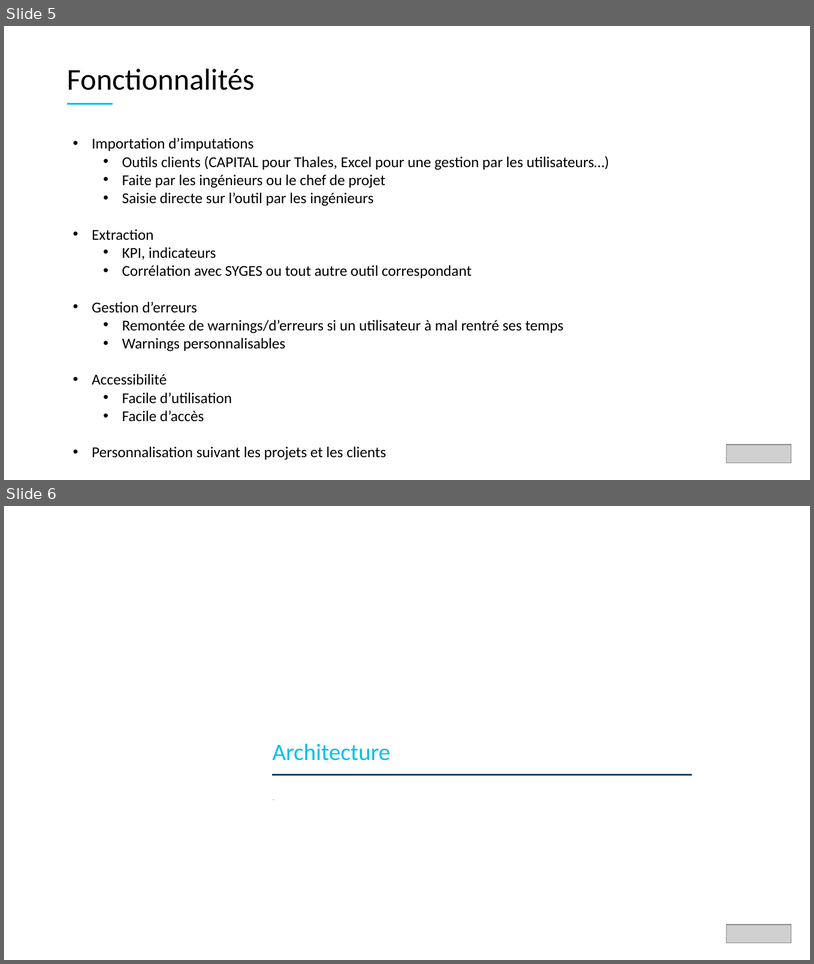
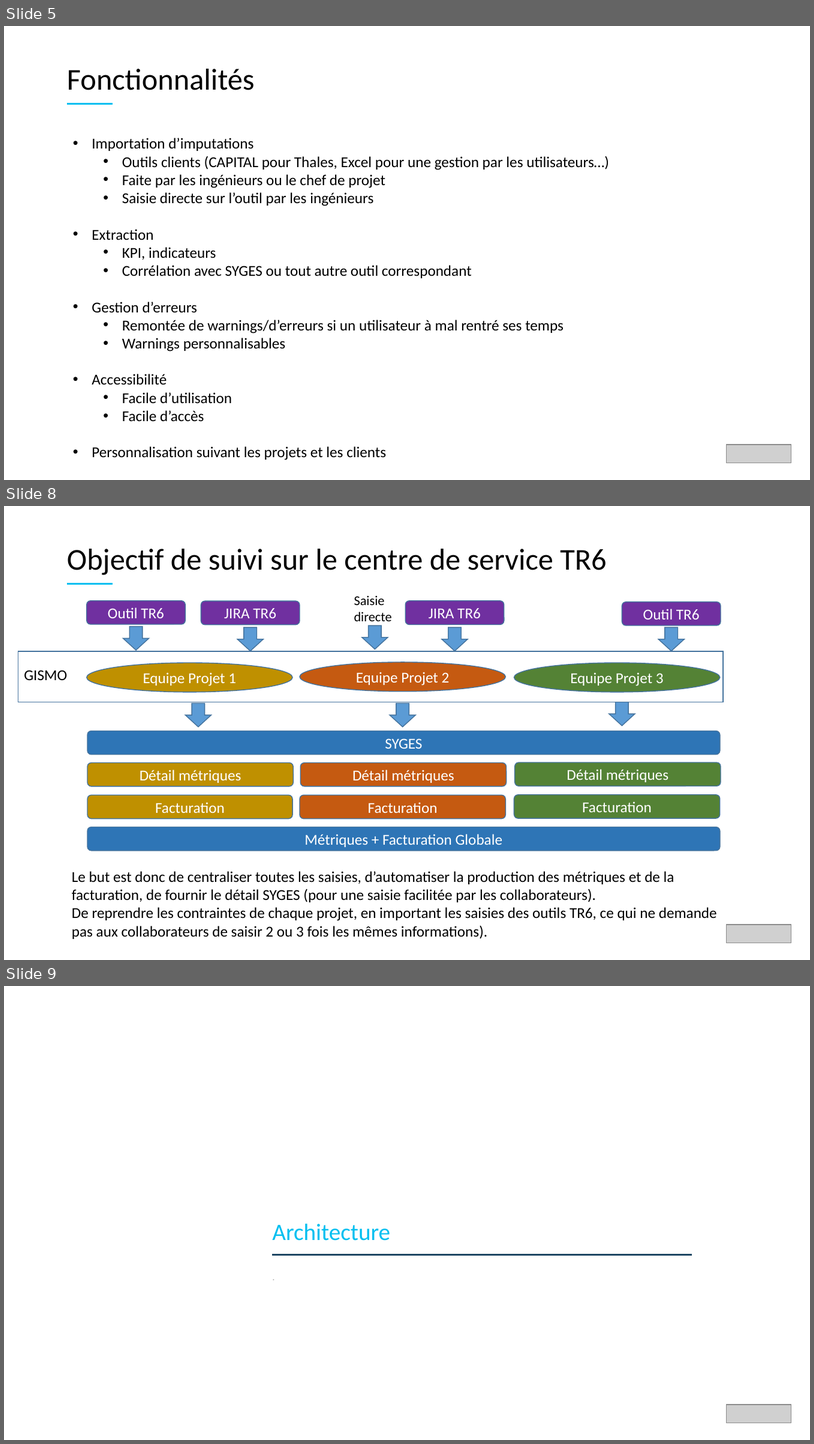
Before and after one commit to ellandar/GISMO, a slide deck: DOC/projetGISMO.pptx. Shown one above the other, each under a label of ours: slides 5 and 6 before the commit, slides 5, 8 and 9 after it; the slides between them are not shown. The pictures are 814x964 and 814x1444 pixels, drawn with LibreOffice and Linux fonts; fonts in the diff are those of the drawing; grey boxes stand for pictures. Boxes give left, top, right and bottom in pixels: in the first picture for what was removed or moved away, otherwise in the second. Text is boxed around its words. In the diff, an @@ line names an element or a change of style, - is before the commit and + after.

```diff
--- a/DOC/projetGISMO.pptx
+++ b/DOC/projetGISMO.pptx
@@ slide 8 added at [4,506,810,960], background #FFFFFF @@
@@ text added at [67,549,606,575], 36 pt, text #000000 @@
+Objectif de suivi sur le centre de service TR6
@@ line added from (67, 584) to (113, 584), #00BFF0 2 pt @@
@@ text added at [354,595,392,621], 16 pt, text #000000 @@
+Saisie
+directe
@@ rounded rectangle added at [87,600,185,624], fill #7030A0, outline #43739E 1 pt, 18 pt, text #FFFFFF @@
+Outil TR6
@@ rounded rectangle added at [201,601,300,625], fill #7030A0, outline #43739E 1 pt, 18 pt, text #FFFFFF @@
+JIRA TR6
@@ rounded rectangle added at [405,601,504,625], fill #7030A0, outline #43739E 1 pt, 18 pt, text #FFFFFF @@
+JIRA TR6
@@ rounded rectangle added at [622,601,721,625], fill #7030A0, outline #43739E 1 pt, 18 pt, text #FFFFFF @@
+Outil TR6
@@ down arrow added at [123,627,149,650], fill #5B9BD5, outline #43739E 1 pt @@
@@ down arrow added at [237,628,264,651], fill #5B9BD5, outline #43739E 1 pt @@
@@ down arrow added at [362,626,388,649], fill #5B9BD5, outline #43739E 1 pt @@
@@ down arrow added at [442,628,468,651], fill #5B9BD5, outline #43739E 1 pt @@
@@ down arrow added at [659,628,685,651], fill #5B9BD5, outline #43739E 1 pt @@
@@ rectangle added at [18,651,723,702], outline #43739E 1 pt @@
@@ ellipse added at [87,663,293,692], fill #BF9000, outline #43739E 1 pt, 18 pt, text #FFFFFF @@
+Equipe Projet 1
@@ ellipse added at [300,662,506,691], fill #C55A11, outline #43739E 1 pt, 18 pt, text #FFFFFF @@
+Equipe Projet 2
@@ ellipse added at [515,663,721,692], fill #548235, outline #43739E 1 pt, 18 pt, text #FFFFFF @@
+Equipe Projet 3
@@ text added at [24,670,67,680], 18 pt, text #000000 @@
+GISMO
@@ down arrow added at [185,703,212,727], fill #5B9BD5, outline #43739E 1 pt @@
@@ down arrow added at [390,703,416,727], fill #5B9BD5, outline #43739E 1 pt @@
@@ down arrow added at [609,702,636,726], fill #5B9BD5, outline #43739E 1 pt @@
@@ rounded rectangle added at [87,730,720,754], fill #2E75B6, outline #43739E 1 pt, 18 pt, text #FFFFFF @@
+SYGES
@@ rounded rectangle added at [87,762,294,786], fill #BF9000, outline #43739E 1 pt, 18 pt, text #FFFFFF @@
+Détail métriques
@@ rounded rectangle added at [300,762,507,786], fill #C55A11, outline #43739E 1 pt, 18 pt, text #FFFFFF @@
+Détail métriques
@@ rounded rectangle added at [515,762,722,786], fill #548235, outline #43739E 1 pt, 18 pt, text #FFFFFF @@
+Détail métriques
@@ rounded rectangle added at [87,795,293,818], fill #BF9000, outline #43739E 1 pt, 18 pt, text #FFFFFF @@
+Facturation
@@ rounded rectangle added at [300,795,506,818], fill #C55A11, outline #43739E 1 pt, 18 pt, text #FFFFFF @@
+Facturation
@@ rounded rectangle added at [515,795,721,818], fill #548235, outline #43739E 1 pt, 18 pt, text #FFFFFF @@
+Facturation
@@ rounded rectangle added at [87,826,720,850], fill #2E75B6, outline #43739E 1 pt, 18 pt, text #FFFFFF @@
+Métriques + Facturation Globale
@@ text added at [72,871,717,939], 18 pt, text #000000 @@
+Le but est donc de centraliser toutes les saisies, d’automatiser la production des métriques et de la facturation, de fournir le détail SYGES (pour une saisie facilitée par les collaborateurs).
+De reprendre les contraintes de chaque projet, en important les saisies des outils TR6, ce qui ne demande pas aux collaborateurs de saisir 2 ou 3 fois les mêmes informations).
@@ picture added at [727,924,792,942] @@
@@ what was slide 6 is now slide 9 @@
```
Also in this commit, not shown: 2 other slides added, 9 other files.
